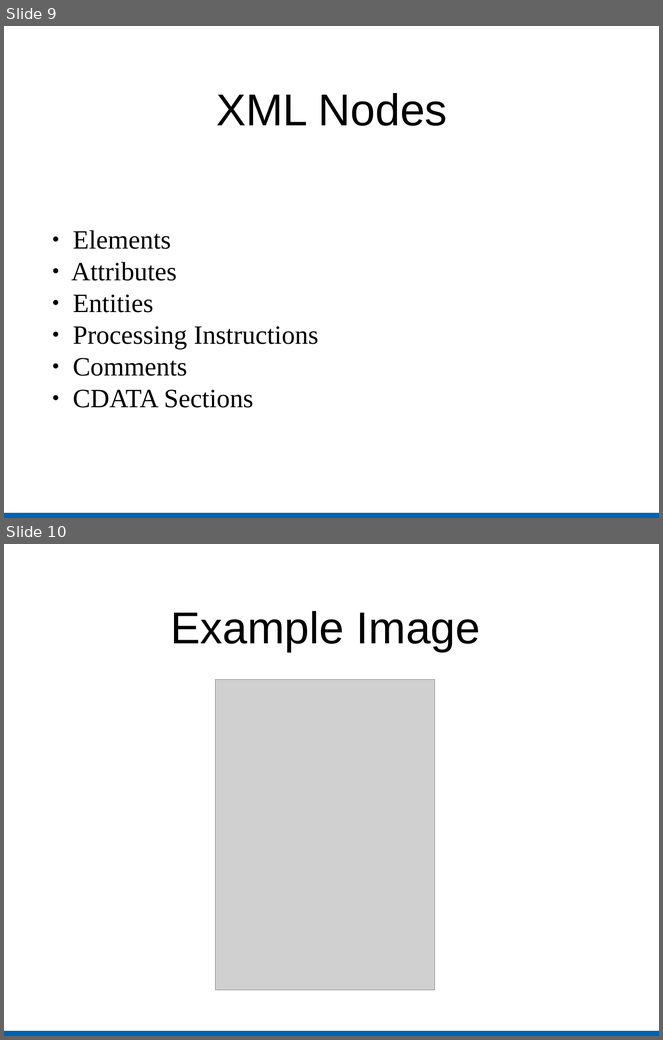
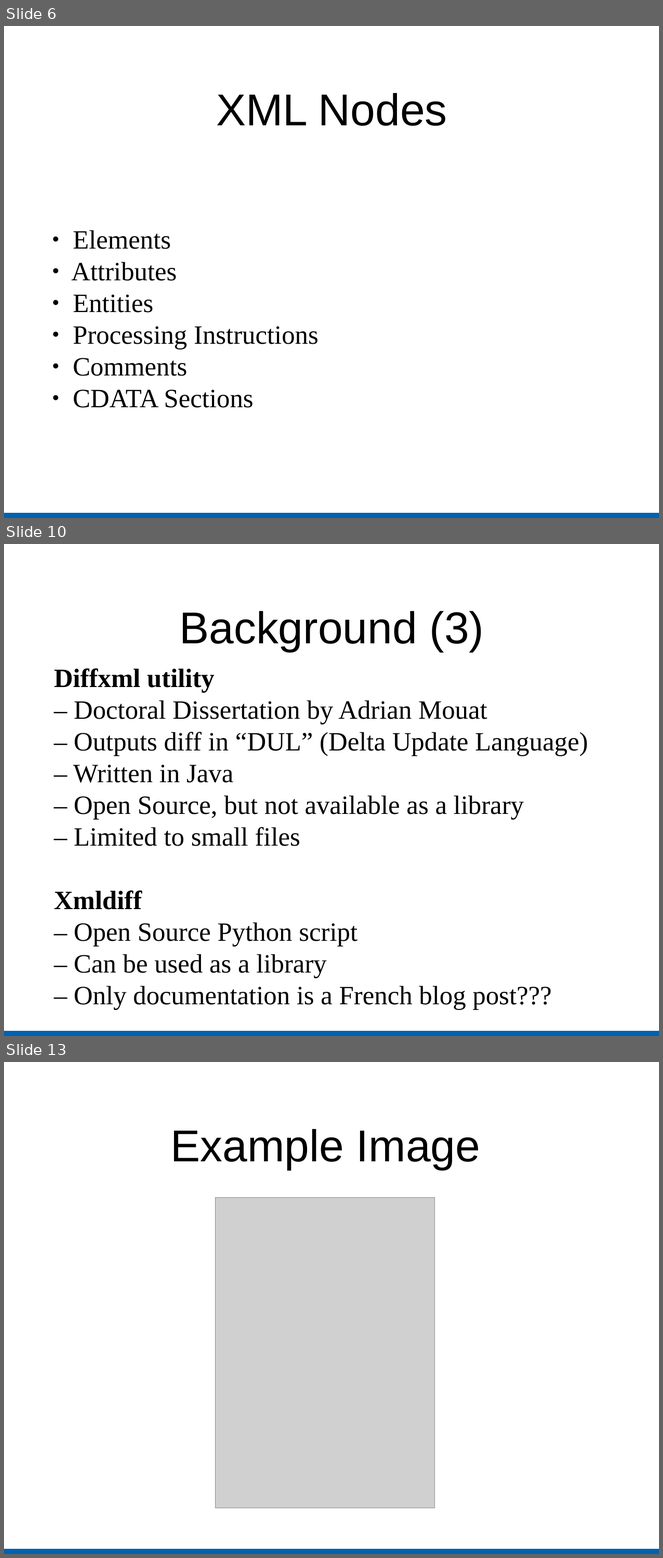
Before and after one commit to kratos12000/FastXMLDiff, a slide deck: Presentation/Slides.odp. Shown one above the other, each under a label of ours: slides 9 and 10 before the commit, slides 6, 10 and 13 after it; the slides between them are not shown. The pictures are 663x1040 and 663x1558 pixels, drawn with LibreOffice and Linux fonts; fonts in the diff are those of the drawing; grey boxes stand for pictures. Boxes give left, top, right and bottom in pixels: in the first picture for what was removed or moved away, otherwise in the second. Text is boxed around its words. In the diff, an @@ line names an element or a change of style, - is before the commit and + after.

```diff
--- a/Presentation/Slides.odp
+++ b/Presentation/Slides.odp
@@ slide 10 added at [4,544,659,1036], background #FFFFFF; not listed: 1 template element that a slide beside it also shows @@
@@ title added at [179,611,484,652], 54 pt, text #000000 @@
+Background (3)
@@ subtitle added at [54,668,588,1009], 32 pt, text #000000 @@
+Diffxml utility
+– Doctoral Dissertation by Adrian Mouat
+– Outputs diff in “DUL” (Delta Update Language)
+– Written in Java
+– Open Source, but not available as a library
+– Limited to small files
+Xmldiff
+– Open Source Python script
+– Can be used as a library
+– Only documentation is a French blog post???
@@ what was slide 9 is now slide 6 @@
@@ what was slide 10 is now slide 13 @@
```
Also in this commit, not shown: 1 slide changed, 10 other slides added, 8 slides removed.
